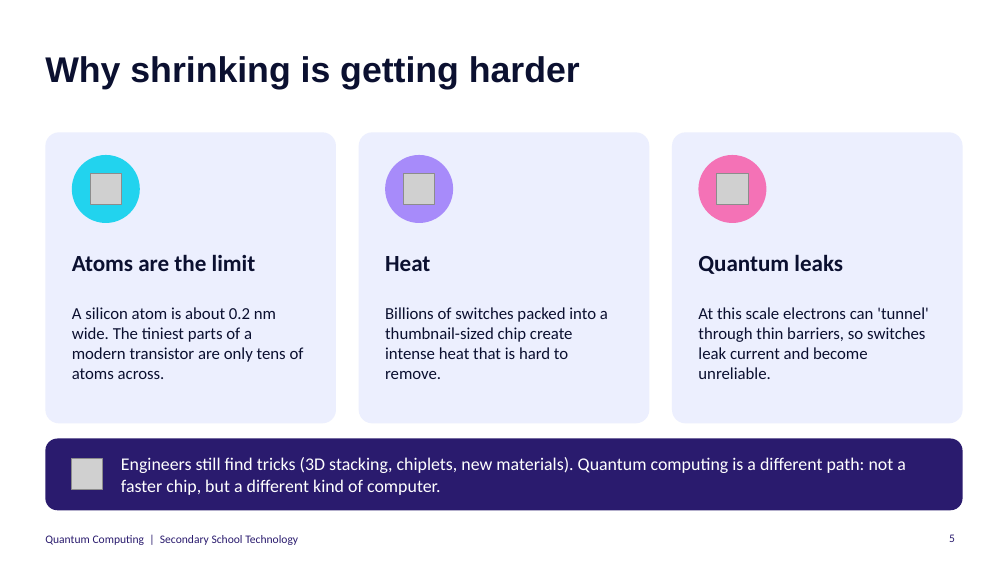
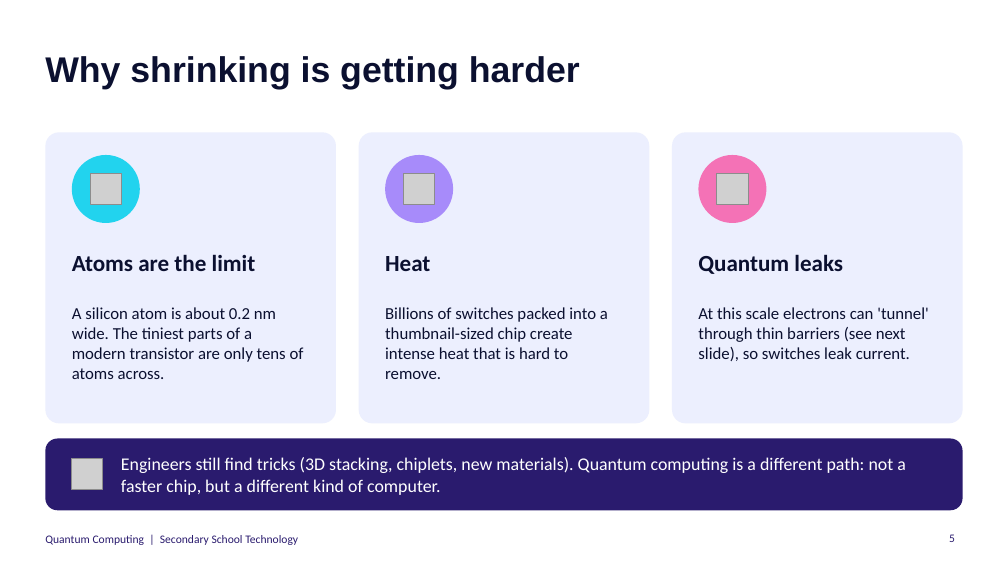
Before and after one commit to ydahab/Python, a slide deck: slide 5 of Quantum_Computing/decks/Quantum_Computing_EN.pptx. Drawn at 1008x567 pixels with LibreOffice and Linux fonts; fonts in the diff are those of the drawing; grey boxes stand for pictures. Boxes give left, top, right and bottom in pixels: in the first picture for what was removed or moved away, otherwise in the second. Text is boxed around its words. In the diff, an @@ line names an element or a change of style, - is before the commit and + after.

```diff
--- a/Quantum_Computing/decks/Quantum_Computing_EN.pptx
+++ b/Quantum_Computing/decks/Quantum_Computing_EN.pptx
@@ text at (698, 307, 929, 361): text changed @@
-At this scale electrons can 'tunnel' through thin barriers, so switches leak current and become unreliable.
+At this scale electrons can 'tunnel' through thin barriers (see next slide), so switches leak current.
```
Also in this commit, not shown: 1 slide added, 5 other files.
